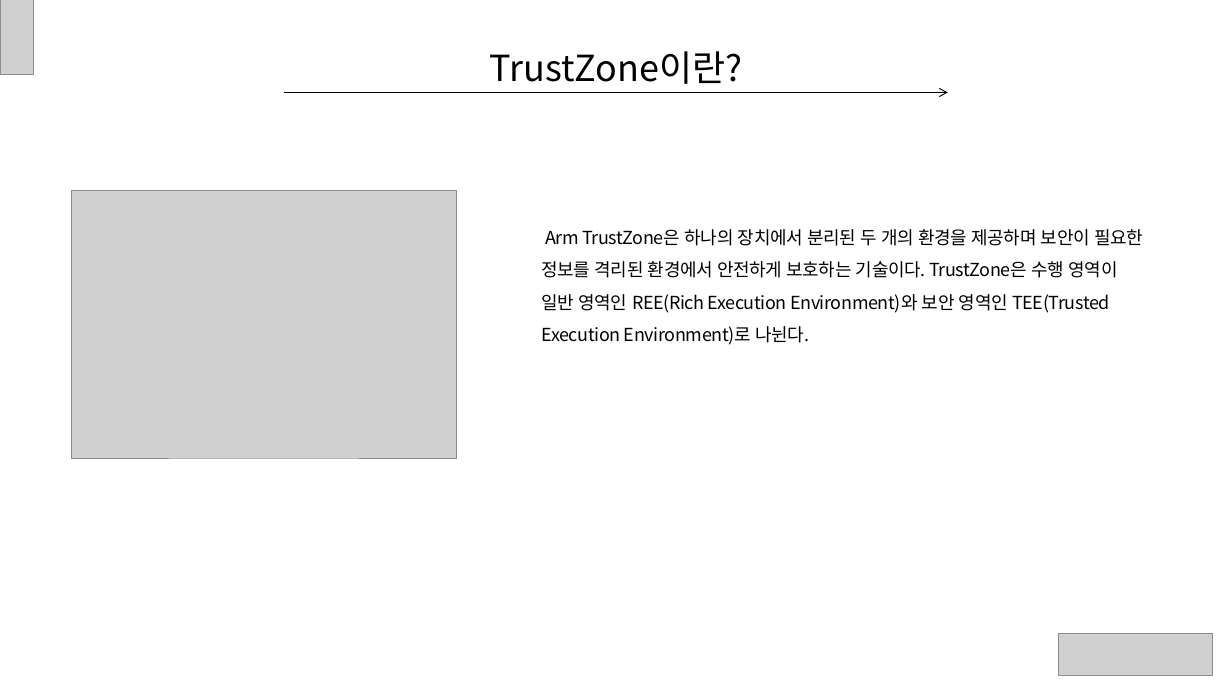
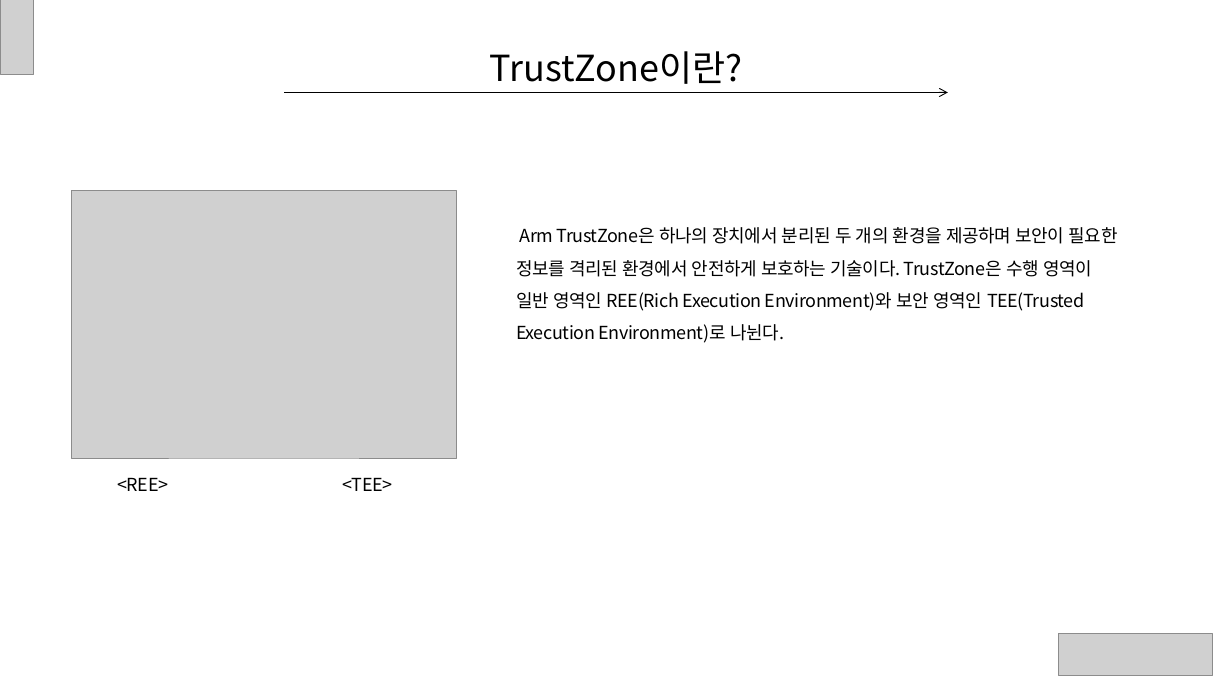
Before and after one commit to ryusangwon/Arm-Trustzone, a slide deck: slide 6 of Trustzone.pptx (slide 3 before the commit). Drawn at 1232x693 pixels with LibreOffice and Linux fonts; fonts in the diff are those of the drawing; grey boxes stand for pictures. Boxes give left, top, right and bottom in pixels: in the first picture for what was removed or moved away, otherwise in the second. Text is boxed around its words. In the diff, an @@ line names an element or a change of style, - is before the commit and + after.

```diff
--- a/Trustzone.pptx
+++ b/Trustzone.pptx
@@ text "Arm TrustZone은 하나의 장치에서 분리된 ...": place and size @@
-text "Arm TrustZone은 하나의 장치에서 분리된 ..." at [541, 229, 1143, 345]
+text "Arm TrustZone은 하나의 장치에서 분리된 ..." at [516, 227, 1118, 343]
@@ text added at [117, 477, 168, 491], 14 pt, text #000000 @@
+<REE>
@@ text added at [342, 477, 392, 491], 14 pt, text #000000 @@
+<TEE>
```
Also in this commit, not shown: 7 other slides changed, 6 slides added.
